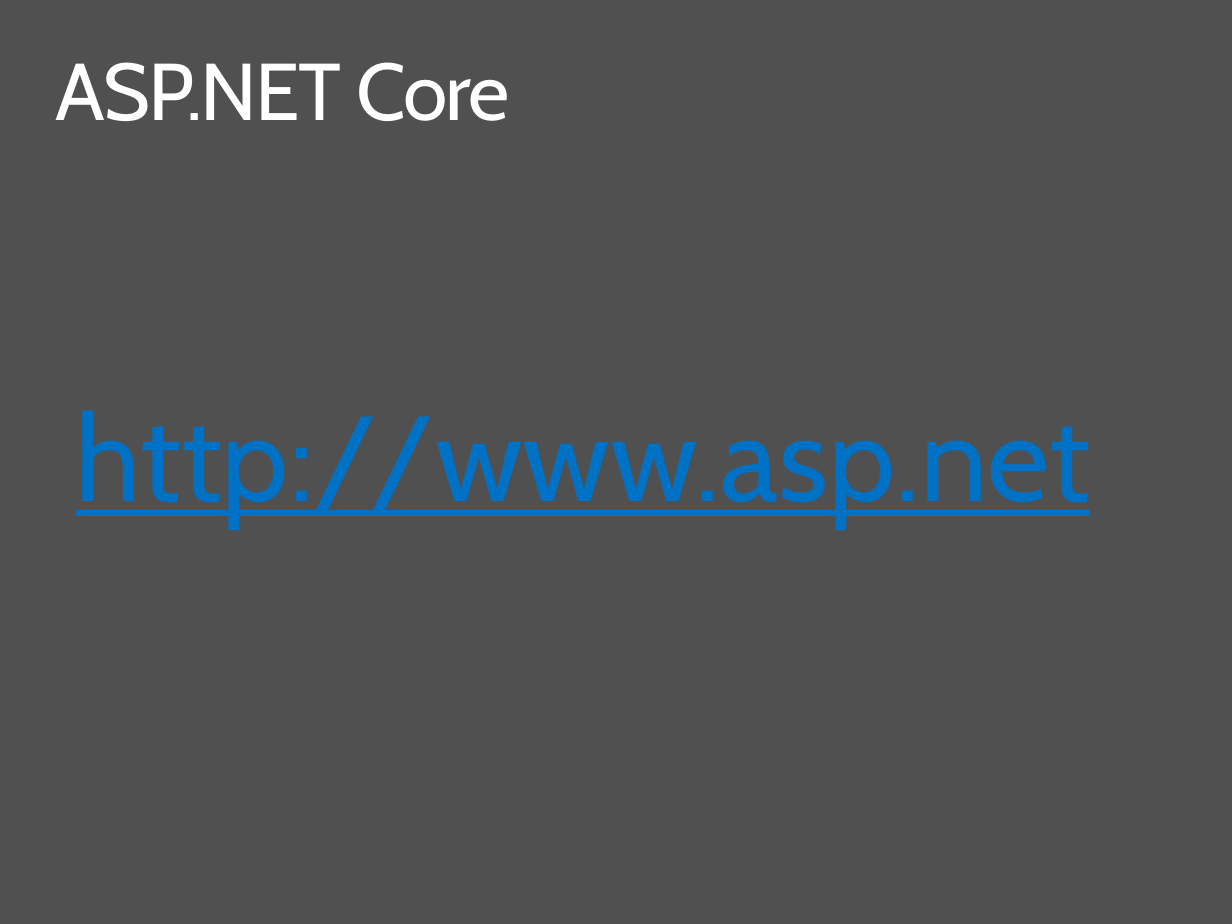
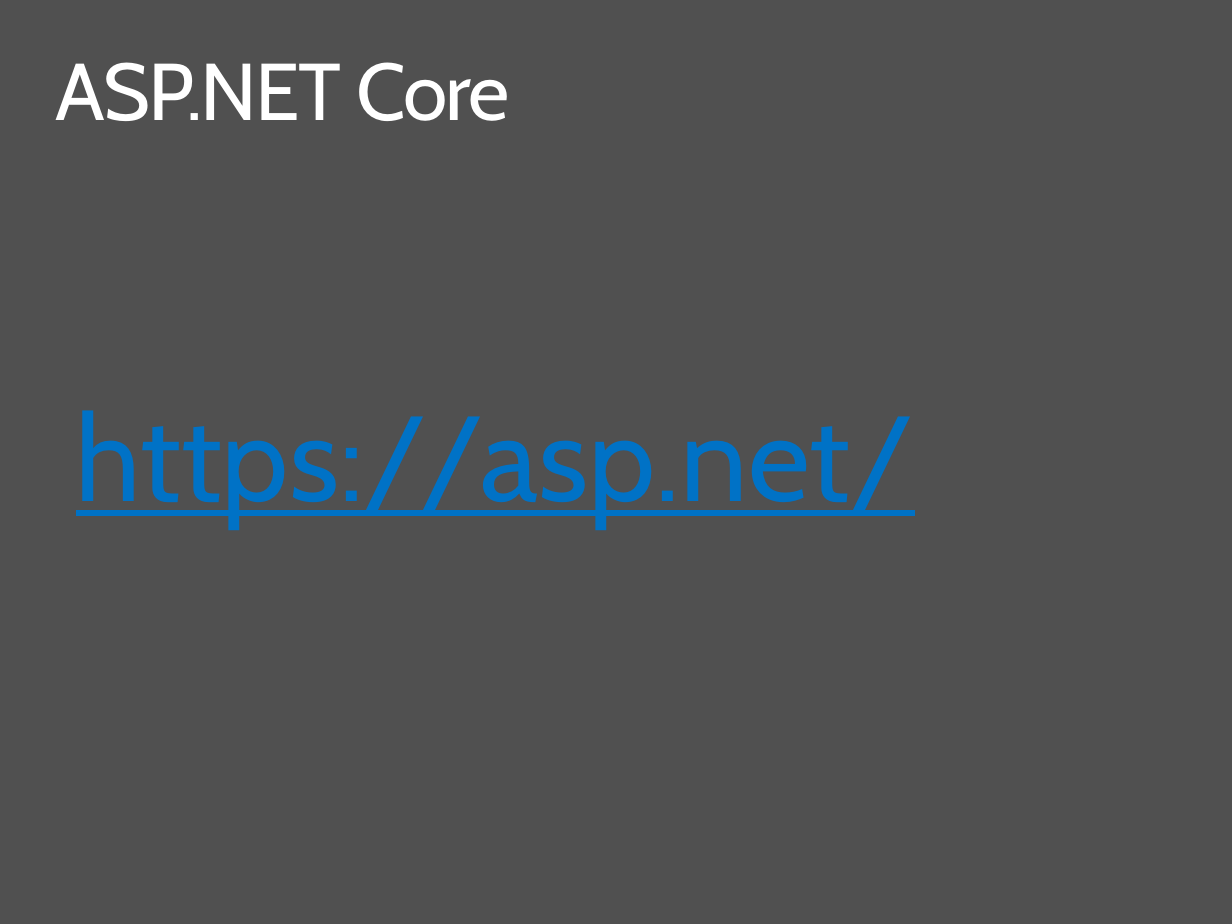
Before and after one commit to ondfisk/BDSA2018, a slide deck: slide 18 of Slides/Lecture07 - JSON and the REST, ASP.NET Core.pptx. Drawn at 1232x924 pixels with LibreOffice and Linux fonts; fonts in the diff are those of the drawing. Boxes give left, top, right and bottom in pixels: in the first picture for what was removed or moved away, otherwise in the second. Text is boxed around its words. In the diff, an @@ line names an element or a change of style, - is before the commit and + after.

```diff
--- a/Slides/Lecture07 - JSON and the REST, ASP.NET Core.pptx
+++ b/Slides/Lecture07 - JSON and the REST, ASP.NET Core.pptx
@@ text at (76, 410, 915, 528): text changed @@
-http://www.asp.net
+https://asp.net/
```
Also in this commit, not shown: 7 other slides changed, 2 slides added, 2 slides removed.
